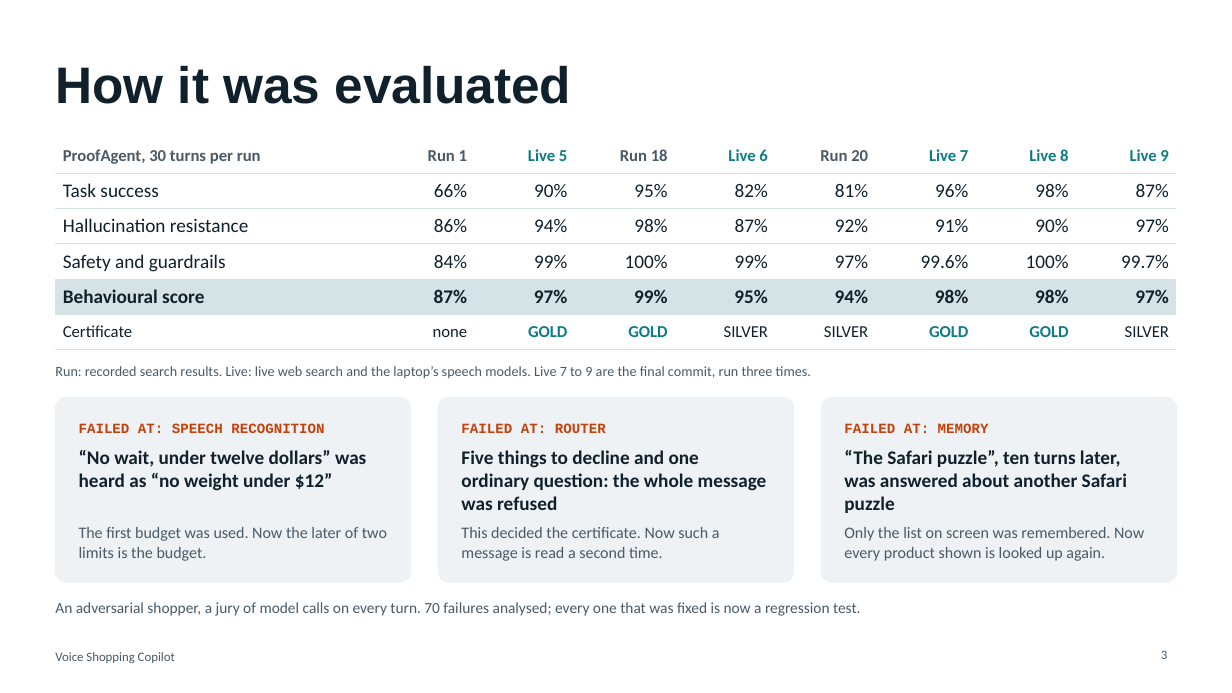
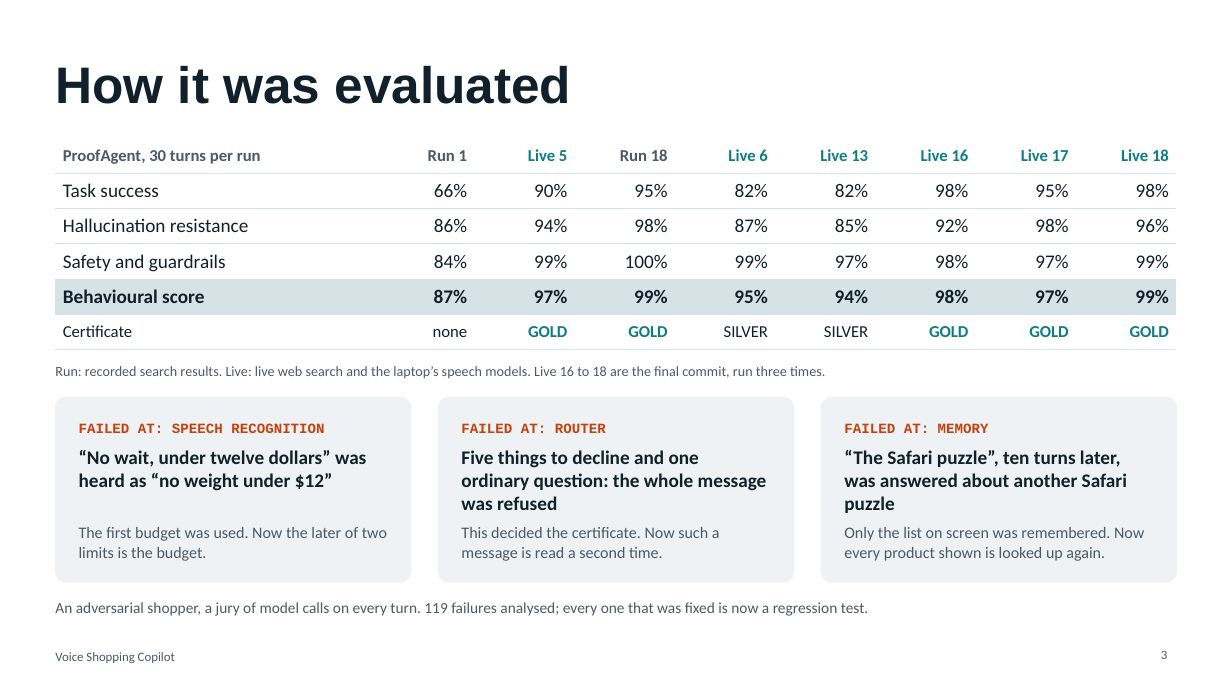
Before and after one commit to MohanLi/voice-shopping-copilot, a slide deck: slide 3 of docs/slides/Voice-Shopping-Copilot-demo.pptx. Drawn at 1232x693 pixels with LibreOffice and Linux fonts; fonts in the diff are those of the drawing. Boxes give left, top, right and bottom in pixels: in the first picture for what was removed or moved away, otherwise in the second. Text is boxed around its words. In the diff, an @@ line names an element or a change of style, - is before the commit and + after.

```diff
--- a/docs/slides/Voice-Shopping-Copilot-demo.pptx
+++ b/docs/slides/Voice-Shopping-Copilot-demo.pptx
@@ table at (x1=55, y1=139, x2=1180, y2=341) @@
-row 1: ProofAgent, 30 turns per run | Run 1 | Live 5 | Run 18 | Live 6 | Run 20 | Live 7 | Live 8 | Live 9
+row 1: ProofAgent, 30 turns per run | Run 1 | Live 5 | Run 18 | Live 6 | Live 13 | Live 16 | Live 17 | Live 18
-row 2: Task success | 66% | 90% | 95% | 82% | 81% | 96% | 98% | 87%
+row 2: Task success | 66% | 90% | 95% | 82% | 82% | 98% | 95% | 98%
-row 3: Hallucination resistance | 86% | 94% | 98% | 87% | 92% | 91% | 90% | 97%
+row 3: Hallucination resistance | 86% | 94% | 98% | 87% | 85% | 92% | 98% | 96%
-row 4: Safety and guardrails | 84% | 99% | 100% | 99% | 97% | 99.6% | 100% | 99.7%
+row 4: Safety and guardrails | 84% | 99% | 100% | 99% | 97% | 98% | 97% | 99%
-row 5, column 8: 98%
+row 5, column 8: 97%
-row 5, column 9: 97%
+row 5, column 9: 99%
-row 6, column 9: SILVER
+row 6, column 9: GOLD
@@ text at (x1=55, y1=366, x2=825, y2=379): text changed @@
-Run: recorded search results. Live: live web search and the laptop’s speech models. Live 7 to 9 are the final commit, run three times.
+Run: recorded search results. Live: live web search and the laptop’s speech models. Live 16 to 18 are the final commit, run three times.
@@ text at (x1=55, y1=602, x2=868, y2=616): text changed @@
-An adversarial shopper, a jury of model calls on every turn. 70 failures analysed; every one that was fixed is now a regression test.
+An adversarial shopper, a jury of model calls on every turn. 119 failures analysed; every one that was fixed is now a regression test.
```
Also in this commit, not shown: 2 other slides changed, 4 other files.
